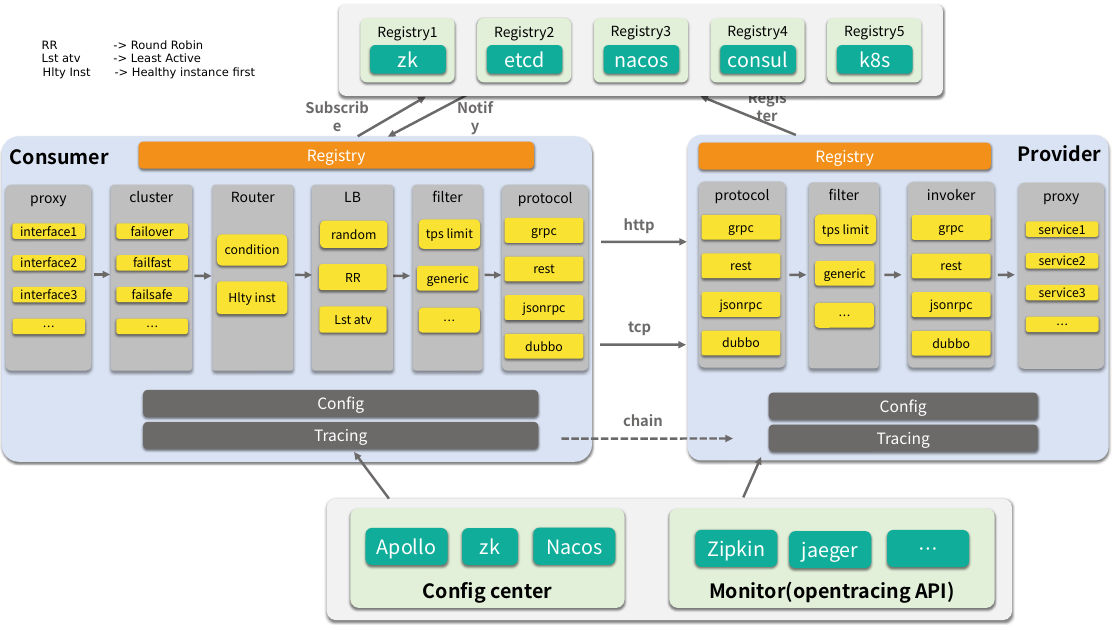
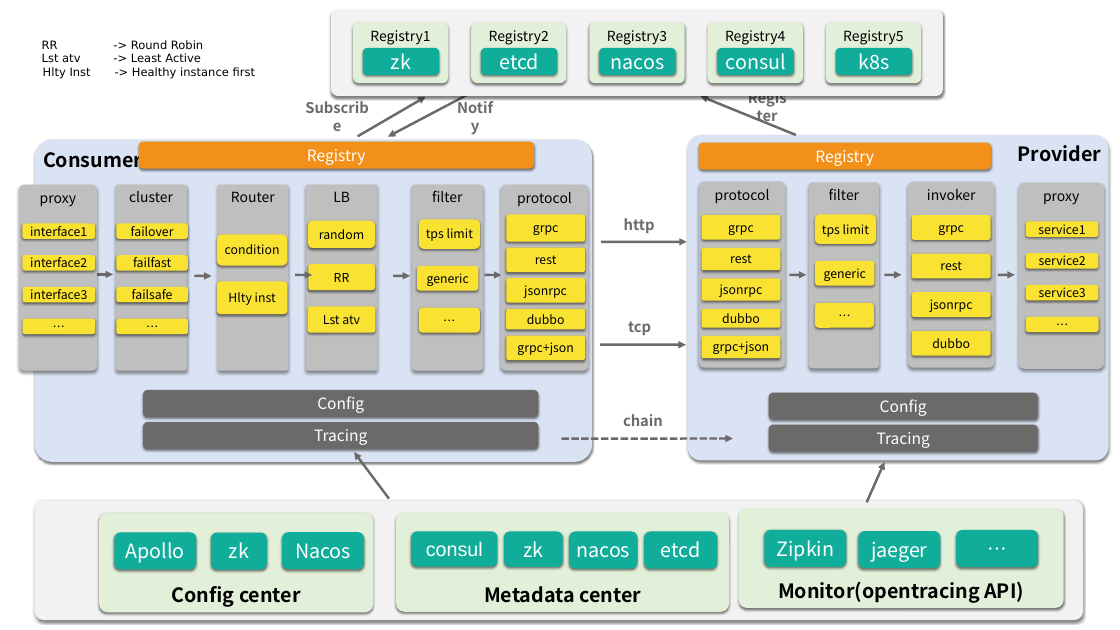
Before and after one commit to dubbogo/dubbo-go-website, a slide deck: slide 2 of resource/dubbo-go-arch.pptx (slide 1 before the commit). Drawn at 1120x630 pixels with LibreOffice and Linux fonts; fonts in the diff are those of the drawing. Boxes give left, top, right and bottom in pixels: in the first picture for what was removed or moved away, otherwise in the second. Text is boxed around its words. In the diff, an @@ line names an element or a change of style, - is before the commit and + after.

```diff
--- a/resource/dubbo-go-arch.pptx
+++ b/resource/dubbo-go-arch.pptx
@@ rounded rectangle: place and size @@
-rounded rectangle at <box>339,4,943,96</box>
+rounded rectangle at <box>331,9,943,96</box>
@@ 7 rounded rectangles: place and size @@
-7 rounded rectangles at <box>360,18,805,82</box>
+7 rounded rectangles at <box>353,22,803,83</box>
@@ rounded rectangle "Registry5": place and size @@
-rounded rectangle "Registry5" at <box>828,18,922,82</box>
+rounded rectangle "Registry5" at <box>826,22,922,83</box>
@@ rounded rectangle "Consumer": place and size @@
-rounded rectangle "Consumer" at <box>2,136,592,462</box>
+rounded rectangle "Consumer" at <box>35,139,592,462</box>
@@ rounded rectangle "proxy": place and size @@
-rounded rectangle "proxy" at <box>5,185,91,371</box>
+rounded rectangle "proxy" at <box>19,185,97,371</box>
@@ rounded rectangle "cluster": place and size @@
-rounded rectangle "cluster" at <box>111,185,192,371</box>
+rounded rectangle "cluster" at <box>115,185,187,371</box>
@@ rounded rectangle "Router": place and size @@
-rounded rectangle "Router" at <box>212,185,293,371</box>
+rounded rectangle "Router" at <box>217,185,288,371</box>
@@ rounded rectangle "LB": place and size @@
-rounded rectangle "LB" at <box>312,185,393,371</box>
+rounded rectangle "LB" at <box>306,185,378,371</box>
@@ rounded rectangle "grpc": place and size @@
-rounded rectangle "grpc" at <box>505,218,584,243</box>
+rounded rectangle "grpc" at <box>506,214,585,242</box>
@@ 3 rounded rectangles: place and size @@
-3 rounded rectangles at <box>320,221,388,333</box>
+3 rounded rectangles at <box>308,221,376,333</box>
@@ rounded rectangle "rest": place and size @@
-rounded rectangle "rest" at <box>505,256,584,281</box>
+rounded rectangle "rest" at <box>506,248,585,272</box>
@@ rounded rectangle "rest": place and size @@
-rounded rectangle "rest" at <box>702,253,780,278</box>
+rounded rectangle "rest" at <box>702,248,780,271</box>
@@ rounded rectangle "jsonrpc": place and size @@
-rounded rectangle "jsonrpc" at <box>505,295,584,320</box>
+rounded rectangle "jsonrpc" at <box>506,278,585,302</box>
@@ rounded rectangle "jsonrpc": place and size @@
-rounded rectangle "jsonrpc" at <box>702,292,780,317</box>
+rounded rectangle "jsonrpc" at <box>702,278,780,301</box>
@@ 4 rounded rectangles: place and size @@
-4 rounded rectangles at <box>12,223,85,334</box>
+4 rounded rectangles at <box>22,223,95,334</box>
@@ rounded rectangle "dubbo": place and size @@
-rounded rectangle "dubbo" at <box>505,334,584,359</box>
+rounded rectangle "dubbo" at <box>506,309,585,330</box>
@@ rounded rectangle "dubbo": place and size @@
-rounded rectangle "dubbo" at <box>702,331,780,356</box>
+rounded rectangle "dubbo" at <box>702,309,780,328</box>
@@ rounded rectangle added at <box>506,336,585,360</box>, fill #FAE232, 15 pt, text #000000 @@
+grpc+json
@@ rounded rectangle added at <box>702,336,780,359</box>, fill #FAE232, 15 pt, text #000000 @@
+grpc+json
@@ arrow moved from (744, 497) - (761, 457) to (867, 503) - (885, 462) @@
@@ rounded rectangle: place and size @@
-rounded rectangle at <box>327,499,1012,620</box>
+rounded rectangle at <box>35,500,1083,620</box>
@@ rounded rectangle added at <box>99,513,373,613</box>, fill #E2F0D9, 24 pt, text #000000, bold @@
+Config center
@@ rounded rectangle "Apollo": place and size @@
-rounded rectangle "Apollo" at <box>366,528,448,565</box>
+rounded rectangle "Apollo" at <box>115,532,197,569</box>
@@ rounded rectangle added at <box>211,533,267,570</box>, fill #10AD9B, 24 pt, text #FFFFFF @@
+zk
@@ rounded rectangle added at <box>282,532,364,569</box>, fill #10AD9B, 24 pt, text #FFFFFF @@
+Nacos
@@ rounded rectangle "Metadata center": place and size @@
-rounded rectangle "Metadata center" at <box>350,508,624,608</box>
+rounded rectangle "Metadata center" at <box>396,512,729,612</box>
@@ rounded rectangle added at <box>411,532,497,567</box>, fill #10AD9B, 24 pt, text #FFFFFF @@
+consul
@@ rounded rectangle "zk": place and size @@
-rounded rectangle "zk" at <box>462,528,518,565</box>
+rounded rectangle "zk" at <box>504,532,562,567</box>
@@ rounded rectangle "nacos": place and size @@
-rounded rectangle "nacos" at <box>533,528,616,565</box>
+rounded rectangle "nacos" at <box>569,532,638,569</box>
@@ rounded rectangle added at <box>644,532,718,569</box>, fill #10AD9B, 24 pt, text #FFFFFF @@
+etcd
@@ 4 rounded rectangles: place and size @@
-4 rounded rectangles at <box>669,508,995,608</box>
+4 rounded rectangles at <box>738,508,1064,608</box>
@@ text in rounded rectangle at <box>576,546,630,558</box>: text changed @@
-Nacos
+nacos
@@ text in rounded rectangle at <box>484,586,641,603</box>: text changed @@
-Config center
+Metadata center
```
Also in this commit, not shown: 1 other slide changed, 1 slide removed.
